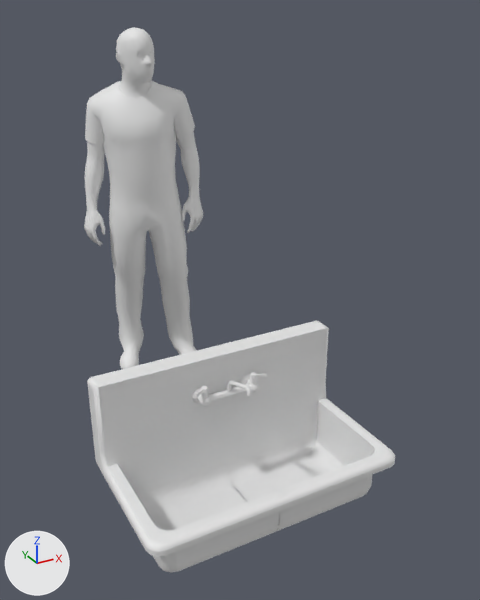
The Blender file _ART/Blender/Kitchen/SM_Sink_01.blend, before and after one commit.
Before and after are seen from a 50 mm camera at (-1.26, -2.21, 1.9) aimed at (0.13, 0.32, 0.64). Lighting does not change. The marker at lower left points along +X, +Y and +Z.

Objects in the first picture: 'Faucet', 'FaucetHandles', 'HumanRef', 'Sink'.
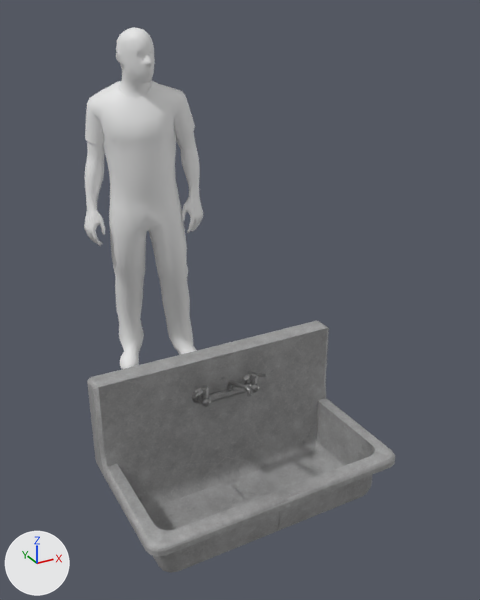
Location of each change, [x1, y1, x2, y2] in pixels of the pictures (480 x 600 px):
'Sink', recoloured
    both: [87, 321, 395, 573]
'FaucetHandles', recoloured
    both: [192, 372, 266, 407]

What changed in the scene script:
```text
Add img_t_wornmetal_d_png:
    img_t_wornmetal_d_png = load_image('T_WornMetal_D.png', '../../Textures/T_Tileable/T_WornMetal/T_WornMetal_D.png', 2048, 2048, 'sRGB')
Add mat_metal:
    mat_metal = principled_material('Metal')
    mat_metal.texture = img_t_wornmetal_d_png
    mat_metal.metallic = 1.0
Add mat_porcelain:
    mat_porcelain = principled_material('Porcelain')
    mat_porcelain.texture = img_t_wornmetal_d_png
Change me_plane:
    where me_plane.from_pydata(...)  # 39 vertices, 27 faces; spans x -0.622..0.003, y -0.347..0.347, z -0.28..0.408
    add me_plane.materials.append(mat_porcelain)  # picture img_t_wornmetal_d_png
Change me_cylinder_001:
    where me_cylinder_001.from_pydata(...)  # 104 vertices, 75 faces; spans x -0.19..-0.002, y -0.016..0.065, z -0.048..0.07
    add me_cylinder_001.materials.append(mat_metal)  # picture img_t_wornmetal_d_png
Change cu_beziercurve:
    add cu_beziercurve.materials.append(mat_metal)  # picture img_t_wornmetal_d_png
```
